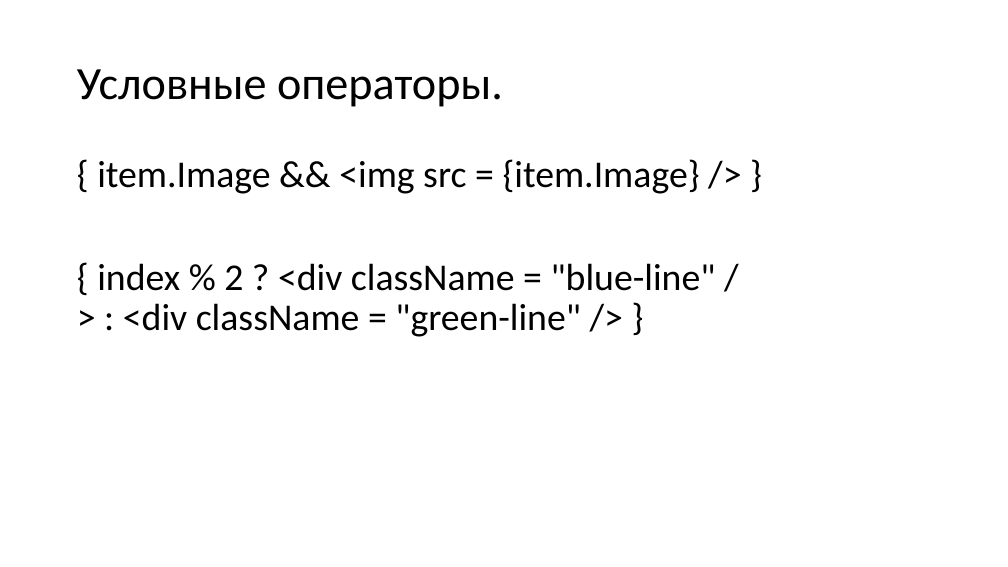
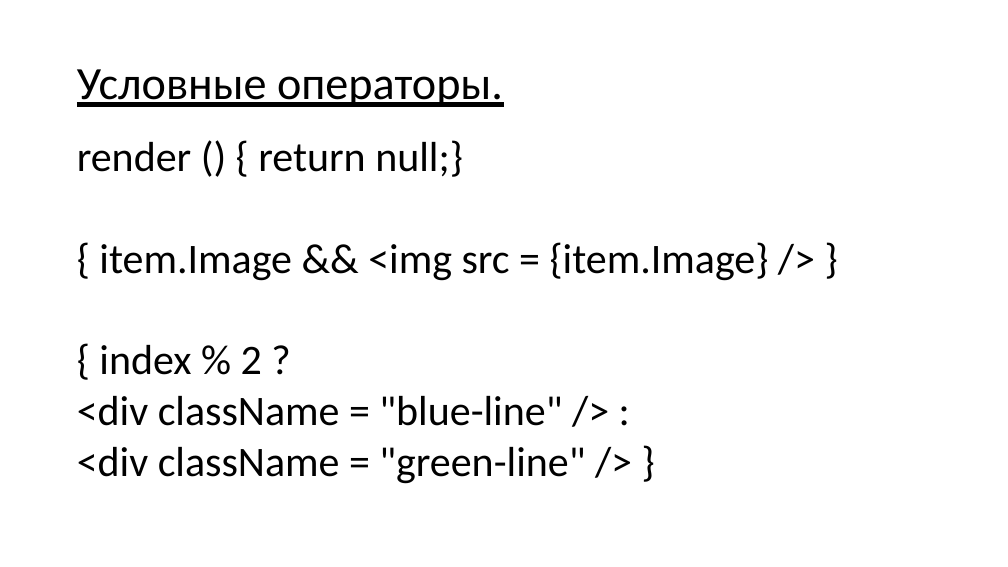
Before and after one commit to spiderpoul/react-redux-hooks, a slide deck: slide 5 of React.pptx. Drawn at 1008x567 pixels with LibreOffice and Linux fonts; fonts in the diff are those of the drawing. Boxes give left, top, right and bottom in pixels: in the first picture for what was removed or moved away, otherwise in the second. Text is boxed around its words. In the diff, an @@ line names an element or a change of style, - is before the commit and + after.

Commit message:
change hot to and slides

```diff
--- a/React.pptx
+++ b/React.pptx
@@ title "Условные операторы." at (x1=77, y1=69, x2=503, y2=107): underline on @@
@@ text "render () { return null;}" moved from (x1=97, y1=159, x2=716, y2=337) to (x1=77, y1=140, x2=769, y2=484) @@
@@ text at (x1=77, y1=140, x2=463, y2=177): paragraph added @@
+render () { return null;}
@@ text at (x1=99, y1=242, x2=769, y2=281): size 36 to 40 pt in "{ item.Image && <img src = {item.Image} ..."; line spacing 0.9 to 0.8 @@
@@ text at (x1=77, y1=345, x2=585, y2=484): text changed; size 36 to 40 pt @@
-{ index % 2 ? <div className = "blue-line" /> : <div className = "green-line" /> }
+{ index % 2 ?
+<div className = "blue-line" /> :
+<div className = "green-line" /> }
```
Also in this commit, not shown: 7 other slides changed, 3 slides added, 2 slides removed, 3 other files.
